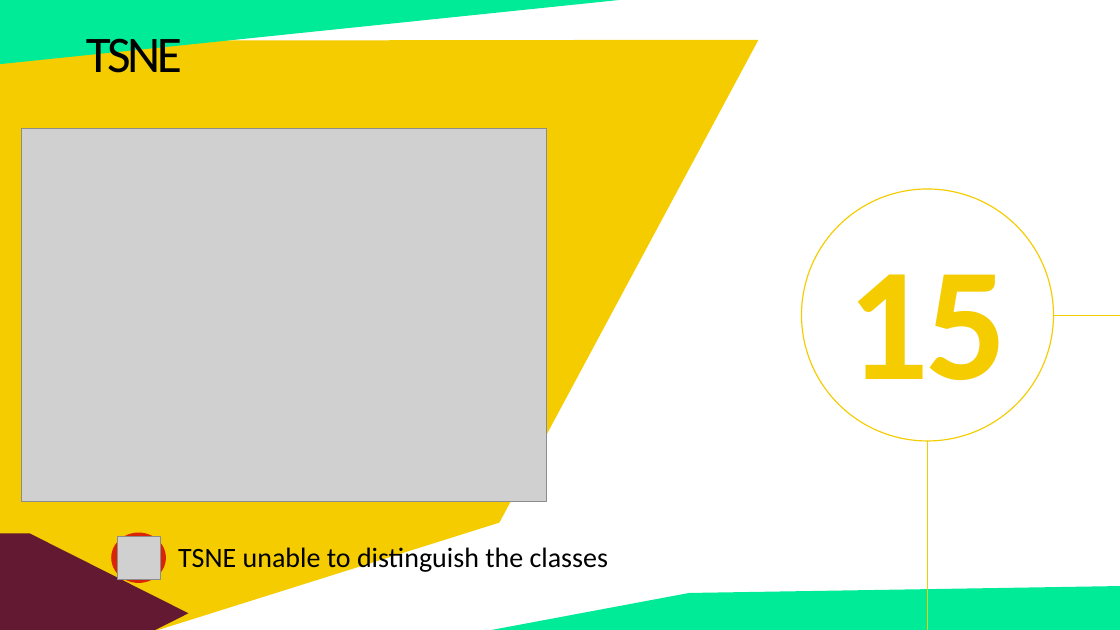
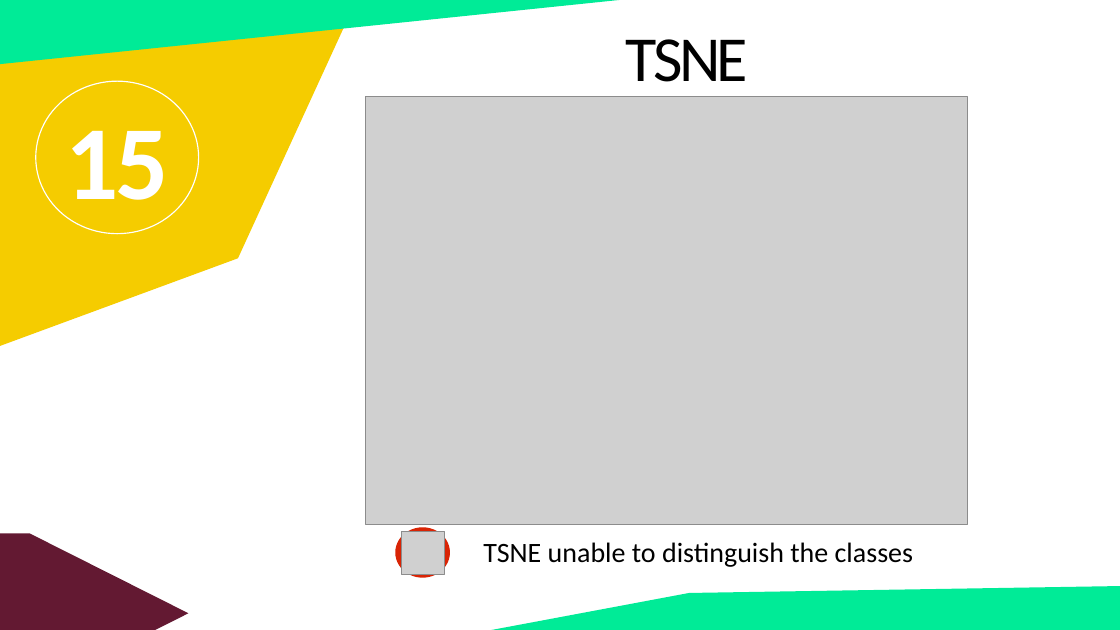
Before and after one commit to fbrowther/Detecting-Fraudulent-Credit-Card-Transactions-Using-Machine-Learning, a slide deck: slide 18 of P4_G4_Presentation - CreditCardTransactions.pptx. Drawn at 1120x630 pixels with LibreOffice and Linux fonts; fonts in the diff are those of the drawing; grey boxes stand for pictures. Boxes give left, top, right and bottom in pixels: in the first picture for what was removed or moved away, otherwise in the second. Text is boxed around its words. In the diff, an @@ line names an element or a change of style, - is before the commit and + after.

```diff
--- a/P4_G4_Presentation - CreditCardTransactions.pptx
+++ b/P4_G4_Presentation - CreditCardTransactions.pptx
@@ freeform shape: place and size @@
-freeform shape at [0, 39, 759, 630]
+freeform shape at [0, 0, 361, 346]
@@ text "TSNE": place and size @@
-text "TSNE" at [86, 30, 182, 85]
+text "TSNE" at [626, 39, 749, 97]
@@ text "TSNE" at [626, 39, 749, 97]: size 44 to 55 pt @@
@@ ellipse added at [36, 82, 199, 234], outline #FFFFFF 1 pt @@
@@ text "15": place and size @@
-text "15" at [848, 274, 1008, 416]
+text "15" at [66, 130, 169, 223]
@@ text "15" at [66, 130, 169, 223]: size 138 to 90 pt, text colour #F5CC00 to #FFFFFF @@
@@ picture: place and size @@
-picture at [22, 129, 547, 502]
+picture at [365, 96, 967, 523]
@@ ellipse removed at [802, 189, 1054, 441] @@
@@ line removed from (1120, 315) to (1054, 315) @@
@@ line removed from (928, 441) to (928, 630) @@
@@ ellipse: place and size @@
-ellipse at [111, 533, 166, 583]
+ellipse at [396, 528, 450, 578]
@@ picture: place and size @@
-picture at [118, 537, 160, 580]
+picture at [402, 532, 444, 575]
@@ text "TSNE unable to distinguish the ..." rewrapped from [178, 544, 608, 574] to [483, 542, 913, 567] @@
```
Also in this commit, not shown: 22 other slides changed, 1 other file.
